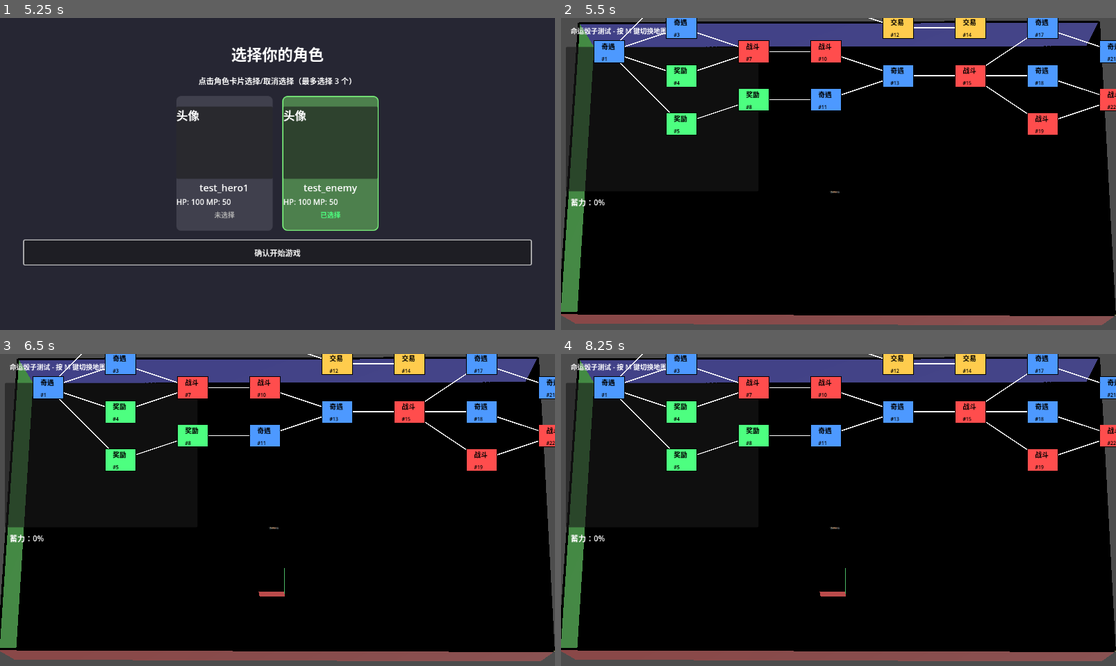
Above: before the commit, frames 1-4 (two rows, left to right).
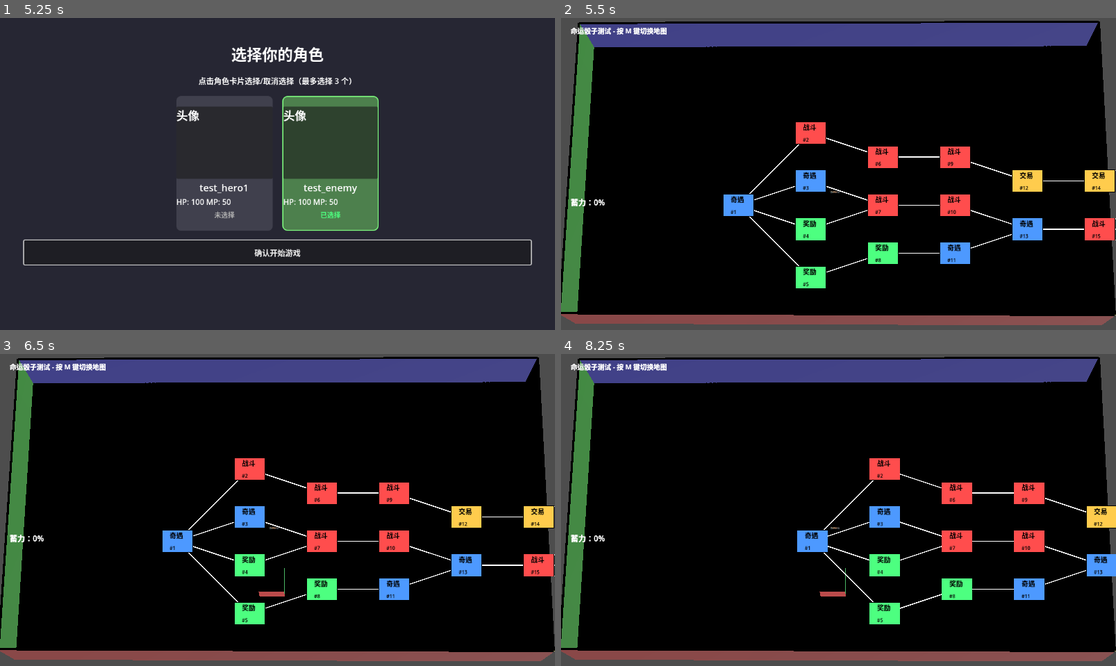
Above: after the commit, the same moments.

Repository: Beezui/trae_godot_dice
Game: Godot game, scene res://scenes/ui/title_screen/title_screen.tscn
Two runs of this game, one before a commit and one after it. Both use one fixed random seed, a clock stepped at 60 frames per second and the inputs below.
Inputs (mouse positions are in pixels of both pictures, inside the frame that each line leads up to):
- Up to frame 1 (5.25 s): click "开始游戏" at 0.5 s; click "确认开始游戏" at 1.25 s; click "确认开始游戏" at 2 s; tap Enter (ui_accept) at 2.75, 3.02, 3.5, 4.25, 5 s; move the mouse to (399, 158) at 2.77 s; hold Up (ui_up) 2.78-3.5 s; tap R at 2.85 s; click (399, 158) at 2.92 s; drag from (166, 189) to (249, 236) at 3.52 s; move the mouse to (333, 105) at 4.27 s; hold Up (ui_up) 4.28-5 s; tap Space at 4.35 s; click (333, 105) at 4.42 s; drag from (249, 236) to (111, 127) at 5.02 s
- Up to frame 2 (5.5 s): no input
- Up to frame 3 (6.5 s): tap Enter (ui_accept) at 5.75, 6.02 s; move the mouse to (444, 556) at 5.77 s; hold A from 5.78 s (still down); tap N at 5.85 s; click (444, 556) at 5.92 s
- Up to frame 4 (8.25 s): release A at 6.5 s; tap Enter (ui_accept) at 6.5 s; drag from (672, 463) to (755, 432) at 6.52 s; move the mouse to (866, 510) at 7.27 s; hold S 7.28-8 s; tap R at 7.35 s; click (866, 510) at 7.42 s; drag from (755, 432) to (727, 525) at 8.02 s

Frame 1 is identical in both runs. In frame 2, 15% of the frame differs, in the area x 0-100%, y 0-87%; in frame 3, 15%; in frame 4, 14%.

Commit message:
fix: 修复命运骰子地图拖动区域不匹配问题
问题描述:
- 地图可拖动区域与地图实际区域不一致
- 拖动操作不便，无法完整查看地图

修复方案:
- 移除 ScrollContainer，直接使用 Control 节点绘制地图
- 设置 clip_contents = false 允许绘制内容超出边界
- 使用 canvas_offset 实现拖动，拖动时更新 offset 并重绘
- canvas 尺寸始终等于地图尺寸，确保可拖动区域与地图区域一致

技术细节:
- 拖动处理：_on_canvas_gui_input() 捕获鼠标事件
- 绘制回调：_on_canvas_draw() 使用 canvas_offset 偏移坐标
- 初始化：_initialize_deferred() 延迟初始化确保节点树完整

参考实现：
- scripts/ui/level_map_display.gd 使用相同模式

Co-Authored-By: Claude Opus 4.6 <noreply@anthropic.com>

Diff:
--- a/scripts/ui/destiny_dice_map_overlay.gd
+++ b/scripts/ui/destiny_dice_map_overlay.gd
@@ -1,6 +1,7 @@
 extends Control
 ## 命运骰子地图覆盖层 UI
 ## 显示关卡地图和当前节点位置
+## 使用 Control 直接绘制，拖动时更新 offset 并重绘
 
 # 配置
 var level_data: LevelData = null
@@ -11,10 +12,18 @@
 var layer_padding: float = 80.0
 
 # UI 组件
-var canvas: Control
 var info_label: Label
-var map_panel: Panel
 var charge_label: Label  # 蓄力标签
+var canvas: Control  # 画布
+
+# 拖动相关
+var is_dragging: bool = false
+var drag_start_position: Vector2 = Vector2.ZERO
+var canvas_offset: Vector2 = Vector2.ZERO
+
+# 地图尺寸
+var map_width: float = 0.0
+var map_height: float = 0.0
 
 # 节点类型颜色
 const TYPE_COLORS = {
@@ -28,7 +37,8 @@
 
 # 当前节点高亮颜色
 const CURRENT_NODE_COLOR = Color(1, 1, 0.3)  # 亮黄色
-const CURRENT_NODE_BORDER_WIDTH = 4.0
+const CURRENT_NODE_BORDER_WIDTH = 6.0
+const CURRENT_NODE_GLOW_COLOR = Color(1, 0.9, 0, 0.5)  # 外发光颜色
 
 
 func _ready():
@@ -37,35 +47,54 @@
 	grow_horizontal = 2  # GROW_BOTH_ENDS
 	grow_vertical = 2  # GROW_BOTH_ENDS
 
+	# 设置 clip_contents 为 false，允许绘制内容超出边界
+	clip_contents = false
+
+	# 延迟初始化（确保场景树完全加载）
+	call_deferred("_initialize_deferred")
+
+
+## 延迟初始化
+func _initialize_deferred():
+	_create_ui()
+	# 连接 canvas 拖动事件
+	if canvas:
+		canvas.gui_input.connect(_on_canvas_gui_input)
+		if not canvas.is_connected("draw", _on_canvas_draw):
+			canvas.connect("draw", _on_canvas_draw)
+
 
 ## 初始化地图
 func initialize(p_level_data: LevelData, p_current_node: LevelNode):
 	level_data = p_level_data
 	current_node = p_current_node
 
-	# 创建 UI 组件
-	_create_ui()
+	# 确保 UI 已经创建
+	if not canvas:
+		_create_ui()
+		# 连接 canvas 拖动事件
+		if canvas:
+			canvas.gui_input.connect(_on_canvas_gui_input)
+		if not canvas.is_connected("draw", _on_canvas_draw):
+			canvas.connect("draw", _on_canvas_draw)
 
 	# 计算节点位置
 	if level_data:
 		_calculate_node_positions()
 		_update_canvas_size()
-
-	# 强制重绘
-	if canvas:
-		canvas.queue_redraw()
+		# 重绘地图
+		if canvas:
+			canvas.queue_redraw()
+		# 设置初始位置（让当前节点显示在屏幕偏左）
+		_center_map()
 
 	print("[MapOverlay] 初始化完成")
 
 
 ## 创建 UI 组件
 func _create_ui():
-	# 创建背景面板
-	map_panel = Panel.new()
-	map_panel.name = "MapPanel"
-	map_panel.position = Vector2(10, 60)
-	map_panel.size = Vector2(400, 300)
-	add_child(map_panel)
+	# 获取屏幕尺寸，用于居中计算
+	var screen_size = get_viewport_rect().size
 
 	# 创建信息标签
 	info_label = Label.new()
@@ -85,17 +114,16 @@
 	charge_label.add_theme_font_size_override("font_size", 16)
 	add_child(charge_label)
 
-	# 创建画布用于绘制
+	# 创建画布（直接绘制地图）
 	canvas = Control.new()
 	canvas.name = "Canvas"
-	canvas.position = map_panel.position + Vector2(10, 10)
-	canvas.size = map_panel.size - Vector2(20, 20)
+	canvas.position = Vector2.ZERO
+	canvas.custom_minimum_size = Vector2(400, 300)  # 初始尺寸，后续会更新
+	canvas.mouse_filter = Control.MOUSE_FILTER_STOP  # 捕获鼠标事件进行拖动
+	canvas.anchors_preset = Control.PRESET_TOP_LEFT  # 不跟随父节点调整
 	add_child(canvas)
 
-	# 连接绘制信号（Godot 4.x 方式）
-	canvas.connect("draw", _on_canvas_draw)
-
-	print("[MapOverlay] 画布已创建，尺寸：", canvas.size)
+	print("[MapOverlay] UI 创建完成")
 
 
 ## 计算节点位置
@@ -123,7 +151,7 @@
 		# 按 ID 排序
 		layer_nodes.sort_custom(func(a, b): return int(a.id) < int(b.id))
 
-		# 计算该层节点的 X 位置
+		# 计算该层节点的 X 位置（从 layer_padding 开始）
 		var x_pos = layer_idx * node_spacing_x + layer_padding
 		var total_height = (layer_nodes.size() - 1) * node_spacing_y
 		var start_y = -total_height / 2.0
@@ -131,7 +159,94 @@
 		for node_idx in range(layer_nodes.size()):
 			var node = layer_nodes[node_idx]
 			var y_pos = start_y + node_idx * node_spacing_y
-			node.position = Vector2(x_pos, y_pos)
+			var original_pos = Vector2(x_pos, y_pos)
+			node.position = original_pos
+
+			# 保存原始位置（用于后续滚动计算）
+			node.set_meta("original_position", original_pos)
+
+	# 所有节点位置计算完成后，保存地图边界信息用于绘制转换
+	_calculate_map_bounds()
+
+
+## 计算地图边界（用于绘制坐标转换）
+func _calculate_map_bounds():
+	if not level_data or level_data.nodes.size() == 0:
+		return
+
+	var min_x = INF
+	var max_x = -INF
+	var min_y = INF
+	var max_y = -INF
+
+	for node in level_data.nodes:
+		var pos = node.get_meta("original_position")
+		if not pos:
+			pos = node.position
+		if pos.x < min_x:
+			min_x = pos.x
+		if pos.x > max_x:
+			max_x = pos.x
+		if pos.y < min_y:
+			min_y = pos.y
+		if pos.y > max_y:
+			max_y = pos.y
+
+	# 保存边界信息
+	set_meta("map_min_x", min_x)
+	set_meta("map_max_x", max_x)
+	set_meta("map_min_y", min_y)
+	set_meta("map_max_y", max_y)
+
+	print("[MapOverlay] 地图边界：[", min_x, ", ", max_x, "] x [", min_y, ", ", max_y, "]")
+
+
+## 中心地图（使用 canvas_offset 来调整显示位置）
+func _center_map():
+	if not level_data or level_data.nodes.size() == 0:
+		return
+
+	# 计算地图的边界（使用原始位置）
+	var min_x = get_meta("map_min_x")
+	var max_x = get_meta("map_max_x")
+	var min_y = get_meta("map_min_y")
+	var max_y = get_meta("map_max_y")
+
+	# 计算地图尺寸
+	var map_width = max_x - min_x + layer_padding * 2
+	var map_height = max_y - min_y + layer_padding * 2
+
+	# 获取屏幕尺寸
+	var screen_size = get_viewport_rect().size
+
+	# 获取当前节点位置（使用原始位置）
+	var current_node_pos = Vector2(0, 0)
+	if current_node:
+		if current_node.has_meta("original_position"):
+			current_node_pos = current_node.get_meta("original_position")
+		else:
+			current_node_pos = current_node.position
+			print("[MapOverlay] 当前节点未找到原始位置，使用默认位置：", current_node_pos)
+
+	# 计算当前节点在地图中的位置（相对于地图左上角）
+	var node_in_map_x = current_node_pos.x - min_x + layer_padding
+	var node_in_map_y = current_node_pos.y - min_y + layer_padding
+
+	# 水平方向：让当前节点显示在屏幕偏左位置（约 1/4 处）
+	var target_x_on_screen = screen_size.x * 0.25
+	canvas_offset.x = target_x_on_screen - node_in_map_x
+
+	# 垂直方向：让地图中心对齐屏幕中心
+	var target_y_on_screen = screen_size.y * 0.6
+	canvas_offset.y = target_y_on_screen - (map_height / 2)
+
+	# 应用 offset
+	if canvas:
+		canvas.queue_redraw()
+
+	print("[MapOverlay] 地图已居中，地图尺寸：", map_width, "x", map_height)
+	print("[MapOverlay] canvas_offset：", canvas_offset)
+	print("[MapOverlay] 屏幕尺寸：", screen_size)
 
 
 ## 更新画布大小
@@ -139,47 +254,135 @@
 	if not level_data or level_data.nodes.size() == 0:
 		return
 
-	var max_x = 0.0
-	var max_y = 0.0
+	var max_x = -INF
+	var max_y = -INF
+	var min_x = INF
+	var min_y = INF
 
 	for node in level_data.nodes:
-		if node.position.x > max_x:
-			max_x = node.position.x
-		if node.position.y > max_y:
-			max_y = node.position.y
-
-	canvas.custom_minimum_size = Vector2(
-		max_x + layer_padding * 2,
-		max_y + layer_padding * 2
-	)
-
-
-## 绘制地图
+		# 使用原始位置计算边界
+		var pos = node.get_meta("original_position")
+		if pos:
+			if pos.x > max_x:
+				max_x = pos.x
+			if pos.x < min_x:
+				min_x = pos.x
+			if pos.y > max_y:
+				max_y = pos.y
+			if pos.y < min_y:
+				min_y = pos.y
+
+	# 计算地图实际尺寸（考虑负坐标和 padding）
+	# 节点坐标可能有负值（min_y 可能是负数）
+	# 所以地图总高度是 max_y - min_y + padding
+	map_width = max_x - min_x + layer_padding * 2
+	map_height = max_y - min_y + layer_padding * 2
+
+	# 设置 canvas 尺寸
+	if canvas:
+		canvas.custom_minimum_size = Vector2(map_width, map_height)
+		canvas.size = Vector2(map_width, map_height)
+
+	print("[MapOverlay] 画布尺寸设置为：", Vector2(map_width, map_height))
+	print("[MapOverlay] 地图边界：[", min_x, ", ", max_x, "] x [", min_y, ", ", max_y, "]")
+
+
+## 画布绘制回调
 func _on_canvas_draw():
 	if not level_data:
 		return
 
+	var min_x = get_meta("map_min_x")
+	var min_y = get_meta("map_min_y")
+
 	# 绘制连接线
-	_draw_connections()
-
-	# 绘制节点
-	_draw_nodes()
-
-
-## 绘制连接线
-func _draw_connections():
-	for node in level_data.nodes:
-		for next_id in node.connections:
+	for map_node in level_data.nodes:
+		for next_id in map_node.connections:
 			var next_node = level_data.get_node(next_id)
 			if next_node:
-				var start_pos = node.position
-				var end_pos = next_node.position
-
-				# 绘制线条
-				canvas.draw_line(start_pos, end_pos, Color.WHITE, 2)
+				var start_pos = map_node.get_meta("original_position")
+				var end_pos = next_node.get_meta("original_position")
+
+				# 转换为 canvas 坐标（带 offset）
+				var start_canvas_x = start_pos.x - min_x + layer_padding + canvas_offset.x
+				var start_canvas_y = start_pos.y - min_y + layer_padding + canvas_offset.y
+				var end_canvas_x = end_pos.x - min_x + layer_padding + canvas_offset.x
+				var end_canvas_y = end_pos.y - min_y + layer_padding + canvas_offset.y
+
+				# 绘制连接线
+				canvas.draw_line(
+					Vector2(start_canvas_x, start_canvas_y),
+					Vector2(end_canvas_x, end_canvas_y),
+					Color.WHITE, 2
+				)
 
 				# 绘制箭头
-				_draw_arrow(start_pos, end_pos)
+				_draw_arrow(
+					Vector2(start_canvas_x, start_canvas_y),
+					Vector2(end_canvas_x, end_canvas_y)
+				)
+
+	# 绘制节点
+	for map_node in level_data.nodes:
+		var pos = map_node.get_meta("original_position")
+		var canvas_x = pos.x - min_x + layer_padding + canvas_offset.x
+		var canvas_y = pos.y - min_y + layer_padding + canvas_offset.y
+
+		var color = TYPE_COLORS.get(map_node.type, Color.WHITE)
+		var is_current = (current_node != null and current_node.id == map_node.id)
+
+		# 计算节点区域（圆角矩形）
+		var rect_size = Vector2(node_radius * 2.5, node_radius * 1.8)
+		var rect_pos = Vector2(canvas_x - rect_size.x / 2, canvas_y - rect_size.y / 2)
+		var rect = Rect2(rect_pos, rect_size)
+
+		if is_current:
+			# 当前节点：多层高亮效果
+			var glow_rects = [
+				Rect2(rect_pos - Vector2(8, 8), rect_size + Vector2(16, 16)),
+				Rect2(rect_pos - Vector2(5, 5), rect_size + Vector2(10, 10)),
+				Rect2(rect_pos - Vector2(2, 2), rect_size + Vector2(4, 4))
+			]
+			var glow_alphas = [0.15, 0.25, 0.4]
+			for i in range(glow_rects.size()):
+				var glow_rect = glow_rects[i]
+				var glow_color = CURRENT_NODE_GLOW_COLOR
+				glow_color.a = glow_alphas[i]
+				canvas.draw_rect(glow_rect, glow_color, true)
+
+			# 绘制节点底色
+			canvas.draw_rect(rect, CURRENT_NODE_COLOR, true)
+			# 绘制多层边框
+			canvas.draw_rect(rect, Color(1, 0.85, 0), false, CURRENT_NODE_BORDER_WIDTH)
+			canvas.draw_rect(rect, Color.WHITE, false, 2)
+
+			# 绘制"当前"标记
+			_draw_current_marker(Vector2(canvas_x, canvas_y - rect_size.y / 2 - 10), rect_size)
+		else:
+			# 普通节点
+			canvas.draw_rect(rect, Color.BLACK, false, 2)
+			canvas.draw_rect(rect, color, true)
+
+		# 绘制节点 ID 和类型名称
+		var font = ThemeDB.fallback_font
+		if font:
+			var id_text = "#" + str(map_node.id)
+			var type_name = map_node.get_type_name()
+			var type_text_size = font.get_string_size(type_name)
+			var id_text_size = font.get_string_size(id_text)
+			var total_height = font.get_height() * 2 + 2
+			var max_width = maxf(type_text_size.x, id_text_size.x)
+
+			var text_start_x = canvas_x - max_width / 2
+			var text_start_y = canvas_y - total_height / 2 + font.get_ascent()
+
+			# 绘制类型名称
+			var type_pos = Vector2(text_start_x, text_start_y)
+			canvas.draw_string(font, type_pos, type_name, HORIZONTAL_ALIGNMENT_CENTER, -1, 14, Color.BLACK)
+
+			# 绘制节点 ID
+			var id_pos = Vector2(text_start_x, text_start_y + font.get_height() + 2)
+			canvas.draw_string(font, id_pos, id_text, HORIZONTAL_ALIGNMENT_CENTER, -1, 10, Color.BLACK)
 
 
 ## 绘制箭头
@@ -198,55 +401,60 @@
 	)
 
 
-## 绘制节点
-func _draw_nodes():
-	for node in level_data.nodes:
-		var pos = node.position
-		var color = TYPE_COLORS.get(node.type, Color.WHITE)
-
-		# 检查是否是当前节点
-		var is_current = (current_node != null and current_node.id == node.id)
-
-		# 计算节点区域（圆角矩形）
-		var rect_size = Vector2(node_radius * 2.5, node_radius * 1.8)
-		var rect_pos = pos - rect_size / 2
-
-		# 绘制节点背景
-		var rect = Rect2(rect_pos, rect_size)
-
-		if is_current:
-			# 当前节点：特殊高亮
-			canvas.draw_rect(rect, CURRENT_NODE_COLOR, true)
-			canvas.draw_rect(rect, Color(1, 0.8, 0), false, CURRENT_NODE_BORDER_WIDTH)
-		else:
-			# 普通节点
-			canvas.draw_rect(rect, Color.BLACK, false, 2)
-			canvas.draw_rect(rect, color, true)
-
-		# 绘制节点 ID 和类型名称
-		var id_text = "#" + str(node.id)
-		var type_name = node.get_type_name()
-
-		var font = ThemeDB.fallback_font
-		if font:
-			var type_text_size = font.get_string_size(type_name)
-			var id_text_size = font.get_string_size(id_text)
-			var total_height = font.get_height() * 2 + 2
-			var max_width = maxf(type_text_size.x, id_text_size.x)
-
-			var text_start_x = pos.x - max_width / 2
-			var text_start_y = pos.y - total_height / 2 + font.get_ascent()
-
-			# 绘制类型名称
-			var type_pos = Vector2(text_start_x, text_start_y)
-			canvas.draw_string(font, type_pos, type_name, HORIZONTAL_ALIGNMENT_CENTER, -1, 14, Color.BLACK)
-
-			# 绘制节点 ID
-			var id_pos = Vector2(text_start_x, text_start_y + font.get_height() + 2)
-			canvas.draw_string(font, id_pos, id_text, HORIZONTAL_ALIGNMENT_CENTER, -1, 10, Color.BLACK)
-
-
-## 更新当前节点
+## 绘制当前节点标记
+func _draw_current_marker(marker_pos: Vector2, rect_size: Vector2):
+	var marker_size = 8.0
+
+	# 绘制星形
+	var points = []
+	for i in range(5):
+		var angle = i * 4 * PI / 5 - PI / 2
+		var outer_point = Vector2(
+			marker_pos.x + cos(angle) * marker_size,
+			marker_pos.y + sin(angle) * marker_size
+		)
+		points.append(outer_point)
+
+		var inner_angle = angle + 2 * PI / 10
+		var inner_point = Vector2(
+			marker_pos.x + cos(inner_angle) * marker_size * 0.5,
+			marker_pos.y + sin(inner_angle) * marker_size * 0.5
+		)
+		points.append(inner_point)
+
+	# 绘制星形
+	canvas.draw_colored_polygon(points, Color(1, 1, 0.5))
+
+	# 绘制"当前"文字
+	var font = ThemeDB.fallback_font
+	if font:
+		var label = "当前"
+		var label_size = font.get_string_size(label)
+		var label_pos = Vector2(
+			marker_pos.x - label_size.x / 2,
+			marker_pos.y - marker_size - 8
+		)
+		canvas.draw_string(font, label_pos, label, HORIZONTAL_ALIGNMENT_CENTER, -1, 12, Color(1, 1, 0.5))
+
+
+## Canvas 拖动处理
+func _on_canvas_gui_input(event: InputEvent):
+	if event is InputEventMouseButton:
+		if event.button_index == MOUSE_BUTTON_LEFT:
+			if event.pressed:
+				is_dragging = true
+				drag_start_position = event.position - canvas_offset
+			else:
+				is_dragging = false
+
+	elif event is InputEventMouseMotion:
+		if is_dragging:
+			canvas_offset = event.position - drag_start_position
+			if canvas:
+				canvas.queue_redraw()
+
+
+## 更新当前节点（需要重新绘制地图）
 func update_current_node(new_current_node: LevelNode):
 	current_node = new_current_node
 
@@ -254,7 +462,7 @@
 	if info_label:
 		info_label.text = "当前节点：" + current_node.name + " (类型：" + current_node.get_type_name() + ")"
 
-	# 重绘
+	# 重新绘制地图（因为当前节点的高亮会变化）
 	if canvas:
 		canvas.queue_redraw()
 
Not shown, changed: .claude/memory/MEMORY.md
Not shown, added: .claude/memory/map_drag_fix.md
